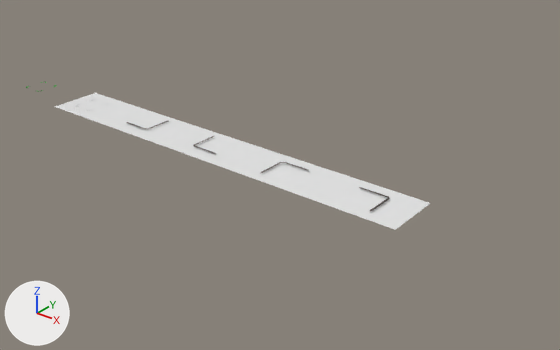
The Blender file src/img/Selection_01.blend, before and after one commit.
Rendered twice from a camera (50 mm lens) standing at (83.5, -55.1, 32.4) and looking at (37.1, 2.9, -3.6). The axes (+X, +Y, +Z) are drawn at lower left. The lights are the same throughout.
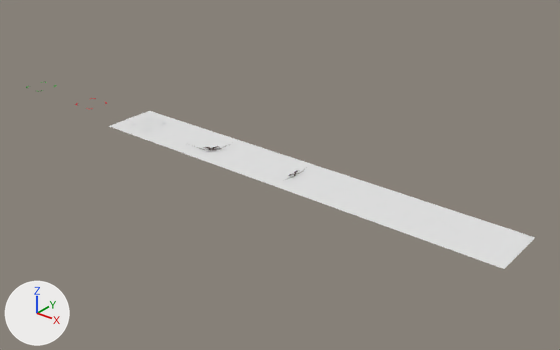
Location of each change, [x1, y1, x2, y2] in pixels of the pictures (560 x 350 px):
'Plane.006', moved: before [55, 93, 430, 230]; after [109, 111, 535, 269]
'Plane.010', deleted: before [359, 187, 390, 211]
'Plane.009', deleted: before [261, 162, 309, 173]
'Plane.008', deleted: before [193, 136, 216, 154]
'Plane.007', deleted: before [126, 121, 168, 129]
'BezierCurve', added: after [192, 145, 226, 150]
'BezierCurve.002', added: after [285, 169, 305, 180]
'Plane.001', added: after [75, 98, 107, 109]

The change, as a diff of the scene's bpy script:
```diff
--- a/src/img/Selection_01.blend.py
+++ b/src/img/Selection_01.blend.py
@@ me_plane_003 @@
+me_plane_003.from_pydata([(-0.475, 0.742, 0.002), (-0.741, 0.475, 0.002), (-0.699, 0.845, 0.002), (-0.786, 0.786, 0.002), (-0.844, 0.699, 0.002), (-0.596, 0.865, 0.002), (-0.865, 0.596, 0.002), (-0.741, 0.523, 0.002), (-0.523, 0.742, 0.002), (-0.74, 0.624, 0.002), (-0.702, 0.704, 0.002), (-0.622, 0.742, 0.002), (-0.861, 0.475, 0.002), (-0.475, 0.865, 0.002), (-0.38, 0.937, 0.002)], [], [(8, 11, 2, 5), (7, 1, 12, 6), (11, 10, 3, 2), (0, 8, 5, 13), (10, 9, 4, 3), (9, 7, 6, 4)])
+me_plane_003.materials.append(mat_border_red)  # red #ff4c56
@@ cu_beziercurve_003 @@
+cu_beziercurve_003 = bpy.data.curves.new('BezierCurve.003', 'CURVE')
+cu_beziercurve_003.dimensions = '3D'
+_sp = cu_beziercurve_003.splines.new('BEZIER'); _sp.bezier_points.add(1)
+_sp.bezier_points.foreach_set('co', [-1.0, 0.0, 0.0, 1.0, 0.0, 0.0])
+_sp.bezier_points.foreach_set('handle_left', [-1.5, -0.5, 0.0, 0.0, 0.0, 0.0])
+_sp.bezier_points.foreach_set('handle_right', [-0.5, 0.5, 0.0, 2.0, 0.0, 0.0])
+for _p, _l, _r in zip(_sp.bezier_points, ['ALIGNED', 'ALIGNED'], ['ALIGNED', 'ALIGNED']): _p.handle_left_type = _l; _p.handle_right_type = _r
+_sp.order_u = 0
+_sp.order_v = 0
+cu_beziercurve_003.use_path = True
+cu_beziercurve_003.fill_mode = 'FULL'
@@ cu_beziercurve_002 @@
+cu_beziercurve_002 = bpy.data.curves.new('BezierCurve.002', 'CURVE')
+cu_beziercurve_002.dimensions = '2D'
+_sp = cu_beziercurve_002.splines.new('BEZIER'); _sp.bezier_points.add(2)
+_sp.bezier_points.foreach_set('co', [0.864, -0.135, 0.0, 0.209, -0.0204, 0.0, 3.873, -0.428, 0.0])
+_sp.bezier_points.foreach_set('handle_left', [0.421, 0.245, 0.0, -0.245, -0.562, 0.0, 2.877, -0.515, 0.0])
+_sp.bezier_points.foreach_set('handle_right', [1.442, -0.631, 0.0, 0.664, 0.521, 0.0, 4.87, -0.341, 0.0])
+for _p, _l, _r in zip(_sp.bezier_points, ['ALIGNED', 'ALIGNED', 'ALIGNED'], ['ALIGNED', 'ALIGNED', 'ALIGNED']): _p.handle_left_type = _l; _p.handle_right_type = _r
+_sp.order_u = 0
+_sp.order_v = 0
+_sp.resolution_u = 17
+cu_beziercurve_002.materials.append(mat_border_dark)  # dark grey #534945
+cu_beziercurve_002.use_path = True
+cu_beziercurve_002.bevel_mode = 'OBJECT'
+cu_beziercurve_002.bevel_profile.use_clip = True
+cu_beziercurve_002.resolution_u = 17
+cu_beziercurve_002.use_fill_caps = True
+cu_beziercurve_002.bevel_object = ob_beziercurve_003
+cu_beziercurve_002.taper_object = ob_beziercurve_003
@@ cu_beziercurve_001 @@
+cu_beziercurve_001 = bpy.data.curves.new('BezierCurve.001', 'CURVE')
+cu_beziercurve_001.dimensions = '3D'
+_sp = cu_beziercurve_001.splines.new('BEZIER'); _sp.bezier_points.add(1)
+_sp.bezier_points.foreach_set('co', [-1.0, 0.0, 0.0, 1.0, 0.0, 0.0])
+_sp.bezier_points.foreach_set('handle_left', [-1.5, -0.5, 0.0, 0.0, 0.0, 0.0])
+_sp.bezier_points.foreach_set('handle_right', [-0.5, 0.5, 0.0, 2.0, 0.0, 0.0])
+for _p, _l, _r in zip(_sp.bezier_points, ['ALIGNED', 'ALIGNED'], ['ALIGNED', 'ALIGNED']): _p.handle_left_type = _l; _p.handle_right_type = _r
+_sp.order_u = 0
+_sp.order_v = 0
+cu_beziercurve_001.use_path = True
+cu_beziercurve_001.fill_mode = 'FULL'
@@ cu_beziercurve @@
+cu_beziercurve = bpy.data.curves.new('BezierCurve', 'CURVE')
+cu_beziercurve.dimensions = '2D'
+_sp = cu_beziercurve.splines.new('BEZIER'); _sp.bezier_points.add(2)
+_sp.bezier_points.foreach_set('co', [0.894, 0.183, 0.0, 0.345, 0.732, 0.0, 3.113, -1.704, 0.0])
+_sp.bezier_points.foreach_set('handle_left', [0.984, 0.76, 0.0, -0.338, 0.548, 0.0, 2.247, -1.204, 0.0])
+_sp.bezier_points.foreach_set('handle_right', [0.793, -0.466, 0.0, 1.028, 0.915, 0.0, 3.979, -2.204, 0.0])
+for _p, _l, _r in zip(_sp.bezier_points, ['ALIGNED', 'ALIGNED', 'ALIGNED'], ['ALIGNED', 'ALIGNED', 'ALIGNED']): _p.handle_left_type = _l; _p.handle_right_type = _r
+_sp.order_u = 0
+_sp.order_v = 0
+_sp.resolution_u = 17
+cu_beziercurve.materials.append(mat_border_dark)  # dark grey #534945
+cu_beziercurve.use_path = True
+cu_beziercurve.bevel_mode = 'OBJECT'
+cu_beziercurve.bevel_profile.use_clip = True
+cu_beziercurve.resolution_u = 17
+cu_beziercurve.use_fill_caps = True
+cu_beziercurve.bevel_object = ob_beziercurve_001
+cu_beziercurve.taper_object = ob_beziercurve_001
@@ ob_plane_006 @@
 ob_plane_006 = bpy.data.objects.new('Plane.006', me_plane_007)
-ob_plane_006.location = (10.05, 0.0, -1.22)
+ob_plane_006.location = (20.05, 0.0, -1.22)
 ob_plane_006.scale = (3.16, 3.16, 3.16)
@@ ob_plane_007 @@
-ob_plane_007 = bpy.data.objects.new('Plane.007', me_plane_008)
@@ ob_plane_008 @@
-ob_plane_008 = bpy.data.objects.new('Plane.008', me_plane_008)
@@ ob_plane_009 @@
-ob_plane_009 = bpy.data.objects.new('Plane.009', me_plane_008)
@@ ob_plane_010 @@
-ob_plane_010 = bpy.data.objects.new('Plane.010', me_plane_008)
@@ ob_beziercurve_003 @@
+ob_beziercurve_003 = bpy.data.objects.new('BezierCurve.003', cu_beziercurve_003)
+ob_beziercurve_003.parent = ob_empty_001
+ob_beziercurve_003.location = (27.17, -1.441, 2.1)
+ob_beziercurve_003.rotation_euler = (0.0, 0.0, 1.487)  # degrees (0, 0, 85)
+ob_beziercurve_003.scale = (0.604, 0.604, 0.604)
@@ ob_empty_001 @@
+ob_empty_001 = bpy.data.objects.new('Empty.001', None)
+ob_empty_001.location = (40.0, 0.0, 0.0)
+ob_empty_001.rotation_euler = (1.571, 0.0, 0.0)  # degrees (90, 0, 0)
@@ ob_beziercurve_002 @@
+ob_beziercurve_002 = bpy.data.objects.new('BezierCurve.002', cu_beziercurve_002)  # modifiers MIRROR
+ob_beziercurve_002.parent = ob_empty_001
+ob_beziercurve_002.location = (31.54, -0.091, -1.012)
+ob_beziercurve_002.rotation_euler = (0.0, 0.0, 4.712)  # degrees (0, 0, 270)
+ob_beziercurve_002.scale = (0.768, 0.768, 0.768)
@@ ob_beziercurve_001 @@
+ob_beziercurve_001 = bpy.data.objects.new('BezierCurve.001', cu_beziercurve_001)
+ob_beziercurve_001.parent = ob_empty
+ob_beziercurve_001.location = (27.17, -1.441, 2.1)
+ob_beziercurve_001.rotation_euler = (0.0, 0.0, 1.487)  # degrees (0, 0, 85)
+ob_beziercurve_001.scale = (0.642, 0.642, 0.642)
@@ ob_empty @@
+ob_empty = bpy.data.objects.new('Empty', None)
+ob_empty.location = (30.0, 0.0, 0.0)
+ob_empty.rotation_euler = (1.571, 0.0, 0.0)  # degrees (90, 0, 0)
@@ ob_beziercurve @@
+ob_beziercurve = bpy.data.objects.new('BezierCurve', cu_beziercurve)  # modifiers MIRROR
+ob_beziercurve.parent = ob_empty
+ob_beziercurve.location = (30.45, -0.463, -1.012)
+ob_beziercurve.rotation_euler = (0.0, 0.0, 3.927)  # degrees (0, 0, 225)
@@ ob_plane_001 @@
+ob_plane_001 = bpy.data.objects.new('Plane.001', me_plane_003)  # modifiers MIRROR
+ob_plane_001.location = (10.0, 0.0, -1.01)
+ob_plane_001.scale = (-1.74, -1.74, -1.74)
```
